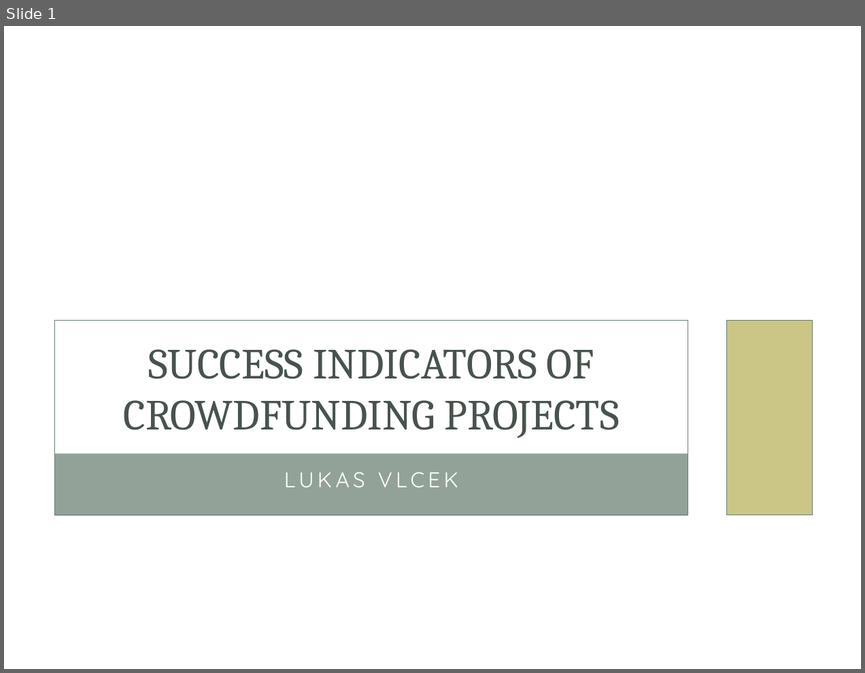
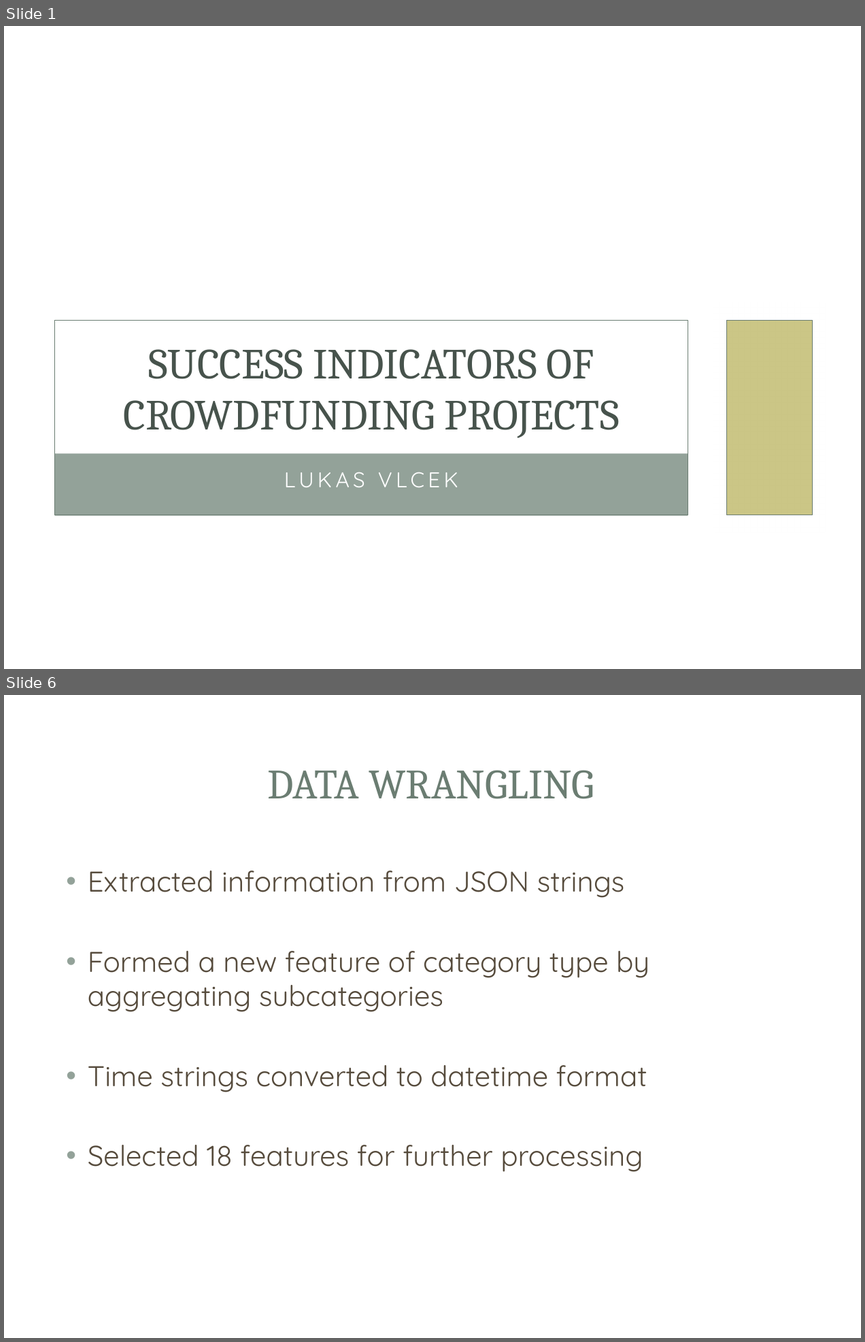
Before and after one commit to vlcekl/ds-crowdfunding, a slide deck: reports/crowdfunding_slidedeck.pptx. Shown one above the other, each under a label of ours: slide 1 before the commit, slides 1 and 6 after it; the slides between them are not shown. The pictures are 865x673 and 865x1342 pixels, drawn with LibreOffice and Linux fonts; fonts in the diff are those of the drawing; background and template pictures are left out. Boxes give left, top, right and bottom in pixels: in the first picture for what was removed or moved away, otherwise in the second. Text is boxed around its words. In the diff, an @@ line names an element or a change of style, - is before the commit and + after.

```diff
--- a/reports/crowdfunding_slidedeck.pptx
+++ b/reports/crowdfunding_slidedeck.pptx
@@ slide 6 added at (x1=4, y1=695, x2=861, y2=1338), background picture (left out); not listed: 1 template element that a slide beside it also shows @@
@@ rectangle added at (x1=30, y1=721, x2=835, y2=845), fill #FFFFFF at 83% opacity @@
@@ rectangle added at (x1=39, y1=730, x2=825, y2=834), fill #FFFFFF @@
@@ title added at (x1=268, y1=770, x2=594, y2=799), 35 pt, text #6B7D72 @@
+DATA WRANGLING
@@ text added at (x1=88, y1=870, x2=649, y2=1172), 24 pt, text #564B3C @@
+• Extracted information from JSON strings
+• Formed a new feature of category type by aggregating subcategories
+• Time strings converted to datetime format
+• Selected 18 features for further processing
```
Also in this commit, not shown: 1 slide changed, 16 other slides added, 2 slides removed, 3 other files.
